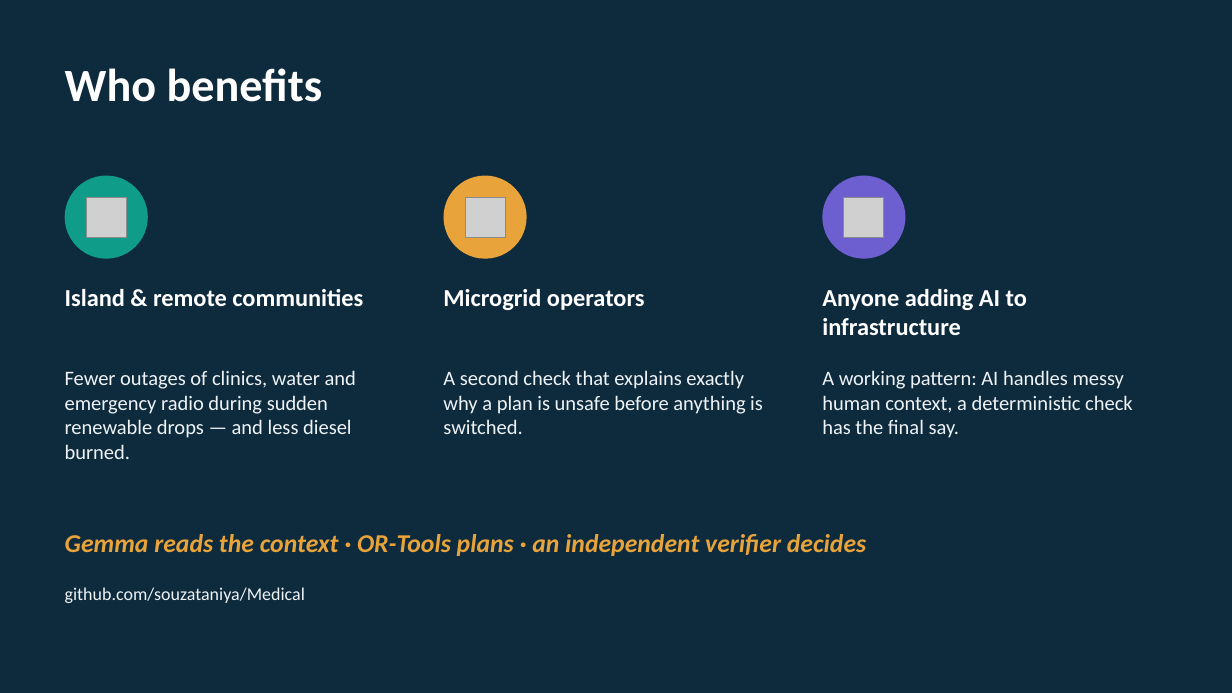
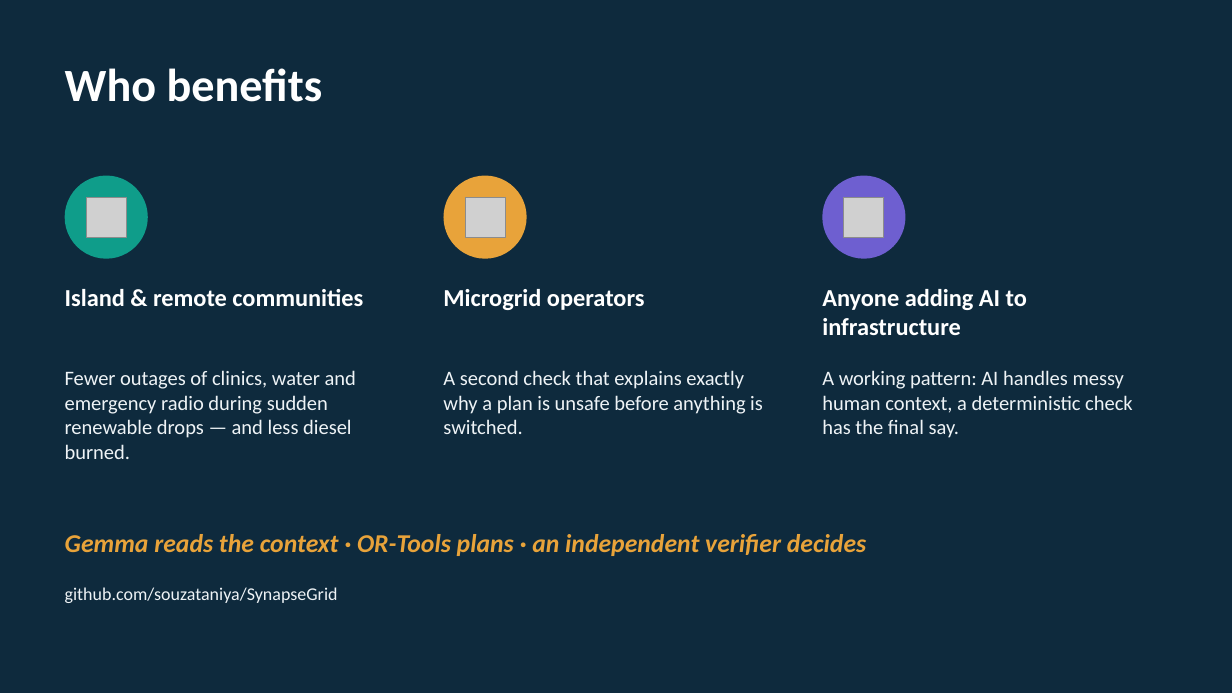
Before and after one commit to souzataniya/Medical, a slide deck: slide 13 of SynapseGrid-Proposal.pptx. Drawn at 1232x693 pixels with LibreOffice and Linux fonts; fonts in the diff are those of the drawing; grey boxes stand for pictures. Boxes give left, top, right and bottom in pixels: in the first picture for what was removed or moved away, otherwise in the second. Text is boxed around its words. In the diff, an @@ line names an element or a change of style, - is before the commit and + after.

```diff
--- a/SynapseGrid-Proposal.pptx
+++ b/SynapseGrid-Proposal.pptx
@@ text at bbox=[65, 587, 338, 603]: text changed @@
-github.com/souzataniya/Medical
+github.com/souzataniya/SynapseGrid
```
Also in this commit, not shown: 1 other file.
